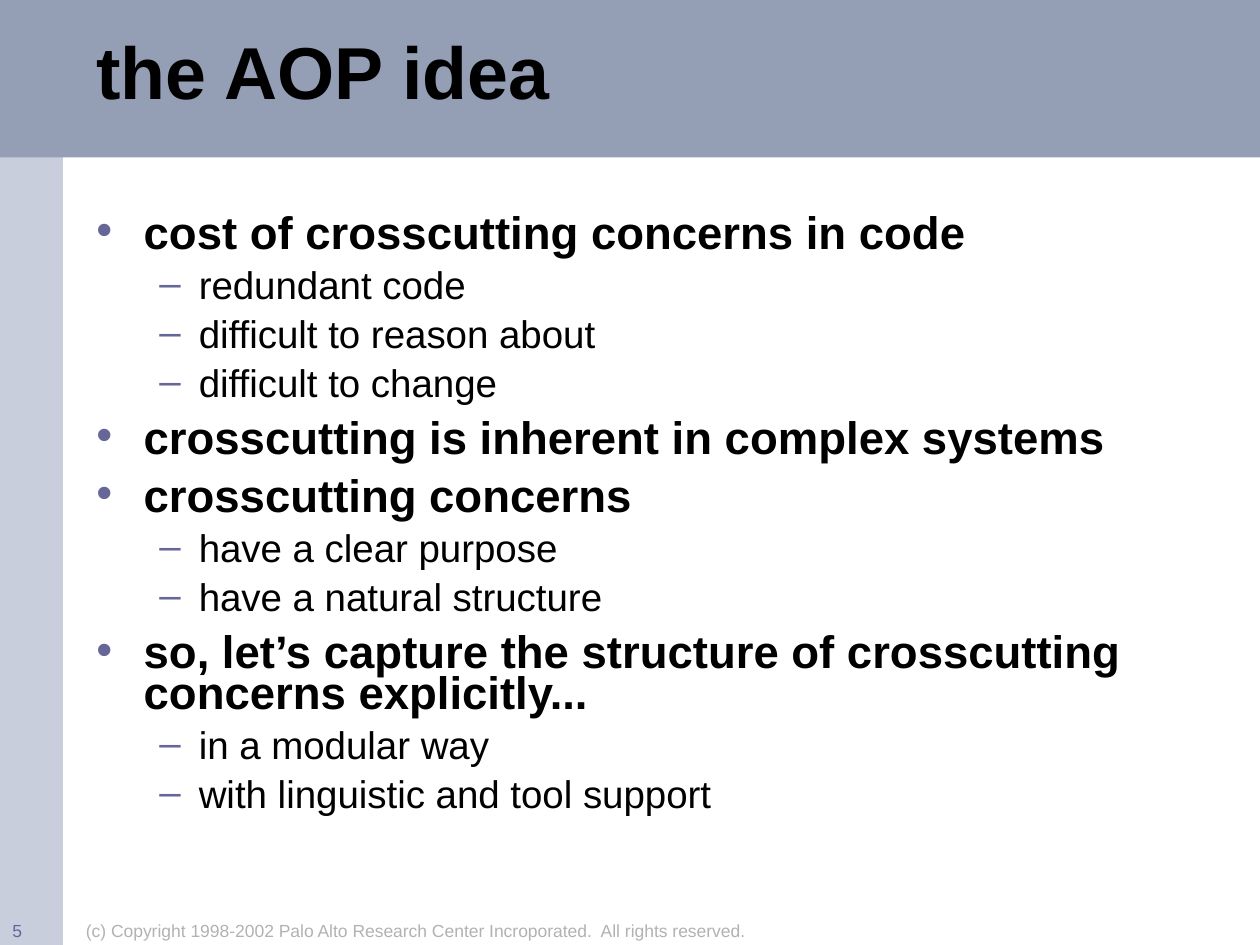
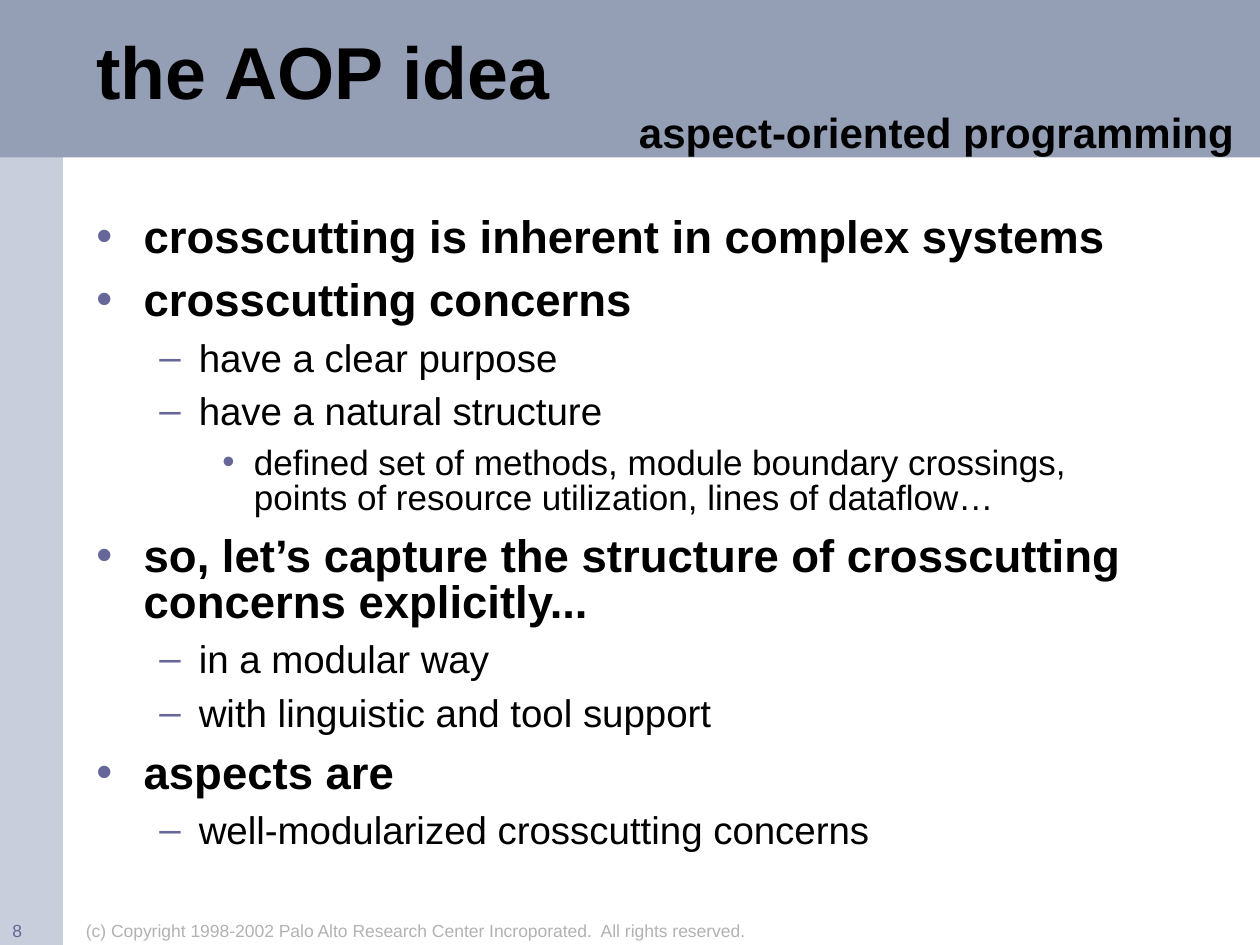
Before and after one commit to eclipse-aspectj/aspectj, a slide deck: slide 8 of docs/teaching/demos/oopsla2002.ppt (slide 5 before the commit). Drawn at 1260x945 pixels with LibreOffice and Linux fonts; fonts in the diff are those of the drawing; background and template pictures are left out. Boxes give left, top, right and bottom in pixels: in the first picture for what was removed or moved away, otherwise in the second. Text is boxed around its words. In the diff, an @@ line names an element or a change of style, - is before the commit and + after.

```diff
--- a/docs/teaching/demos/oopsla2002.ppt
+++ b/docs/teaching/demos/oopsla2002.ppt
@@ text added at box(639, 117, 1234, 157), 24 pt, text #000000, bold @@
+aspect-oriented programming
@@ text at box(144, 216, 965, 405): paragraphs removed @@
-• cost of crosscutting concerns in code
-  – redundant code
-  – difficult to reason about
-  – difficult to change
@@ text at box(144, 220, 1120, 735): line spacing 0.75 to 0.85 @@
@@ text at box(254, 449, 1066, 517): paragraph added @@
+    • defined set of methods, module boundary crossings, points of resource utilization, lines of dataflow…
@@ text at box(144, 759, 869, 852): paragraphs added @@
+• aspects are
+  – well-modularized crosscutting concerns
@@ page number at box(12, 925, 22, 937): text changed @@
-5
+8
```
Also in this commit, not shown: 14 other slides changed, 23 slides added.
